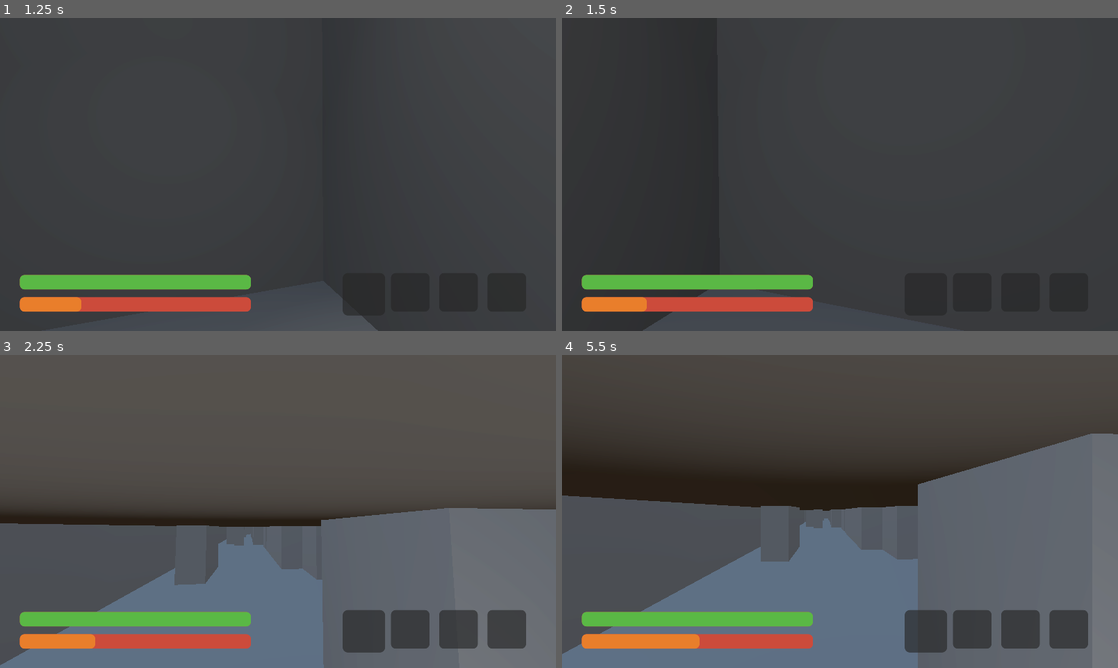
Above: before the commit, frames 1-4 (two rows, left to right).
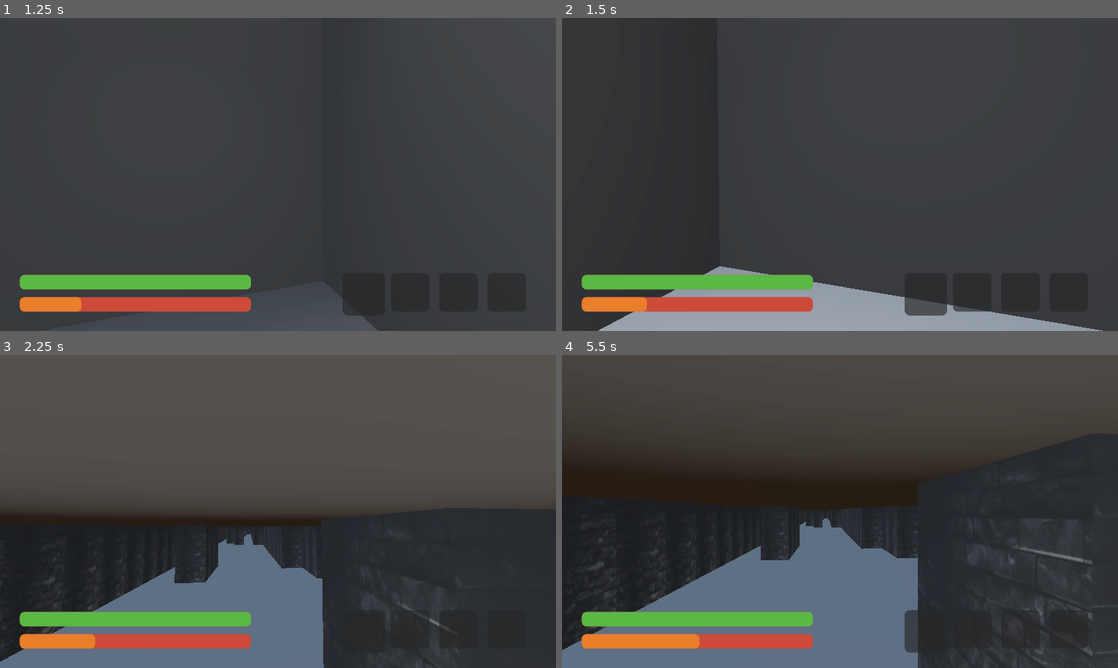
Above: after the commit, the same moments.

Repository: SavageMode123/Lethal-Company
Game: Godot game, scene res://Game.tscn
Same seed, same stepped clock (60 frames per second), same inputs: the game is played once before the commit and once after it.
Inputs (mouse positions are in pixels of both pictures, inside the frame that each line leads up to):
- Up to frame 1 (1.25 s): tap Enter at 0.5 s; move the mouse to (305, 174) at 0.52 s; hold W (Forward) from 0.53 s (still down); tap C (Crouch) at 0.6 s; tap Space (Jump) at 0.77 s
- Up to frame 2 (1.5 s): keep holding W (Forward); move the mouse to (812, 174) at 1.27 s; tap G (Drop) at 1.35 s
- Up to frame 3 (2.25 s): keep holding W (Forward); tap Space (Jump) at 1.52 s; move the mouse to (289, 505) at 2.02 s; tap E (Interact) at 2.1 s
- Up to frame 4 (5.5 s): keep holding W (Forward); move the mouse to (834, 517) at 2.77 s; tap Shift (Sprint) at 2.85 s; tap Space (Jump) at 3.02, 3.77, 4.52 s; move the mouse to (878, 514) at 3.52 s; tap C (Crouch) at 3.6 s; move the mouse to (795, 508) at 4.27 s; tap G (Drop) at 4.35 s; move the mouse to (845, 511) at 5.02 s; tap E (Interact) at 5.1 s

Frame 1 is identical in both runs. In frame 2, 7.2% of the frame differs, in the area x 6-98%, y 79-100%; in frame 3, 29%; in frame 4, 35%, in the area x 0-100%, y 25-100%.

Commit message:
Started Hallway Texture

Diff:
--- a/Game.tscn
+++ b/Game.tscn
@@ -8,6 +8,7 @@
 [ext_resource type="Texture2D" uid="uid://blude7e8oag3j" path="res://Assets/Button/textures/Material.002_baseColor.png" id="6_vl4t4"]
 [ext_resource type="Texture2D" uid="uid://g8d5s6ylm30t" path="res://Assets/Button/textures/Material.002_metallicRoughness.png" id="7_k1fyn"]
 [ext_resource type="Texture2D" uid="uid://bf7y3q5plpayd" path="res://Assets/Button/textures/Material.002_normal.png" id="8_sxex2"]
+[ext_resource type="Texture2D" uid="uid://doykfwd3hei2t" path="res://hallwaytextureactual.jpeg" id="9_7qk0o"]
 
 [sub_resource type="ProceduralSkyMaterial" id="ProceduralSkyMaterial_p50nl"]
 sky_horizon_color = Color(0.64625, 0.65575, 0.67075, 1)
@@ -264,7 +265,7 @@
 data = PackedVector3Array(0.5, 0, 0.5, -0.5, 0, 0.5, 0.5, 0, -0.5, -0.5, 0, 0.5, -0.5, 0, -0.5, 0.5, 0, -0.5)
 
 [sub_resource type="BoxMesh" id="BoxMesh_2rwfc"]
-size = Vector3(1, 2.08165e-12, 1)
+size = Vector3(1, 0.1, 1)
 
 [sub_resource type="ConcavePolygonShape3D" id="ConcavePolygonShape3D_sq1f3"]
 data = PackedVector3Array(0.5, 0, 0.5, -0.5, 0, 0.5, 0.5, 0, -0.5, -0.5, 0, 0.5, -0.5, 0, -0.5, 0.5, 0, -0.5)
@@ -275,26 +276,26 @@
 [sub_resource type="ConcavePolygonShape3D" id="ConcavePolygonShape3D_30hr4"]
 data = PackedVector3Array(0.5, 0, 1, -0.5, 0, 1, 0.5, 0, -1, -0.5, 0, 1, -0.5, 0, -1, 0.5, 0, -1)
 
+[sub_resource type="StandardMaterial3D" id="StandardMaterial3D_i7y7f"]
+albedo_texture = ExtResource("9_7qk0o")
+metallic_specular = 1.0
+backlight_enabled = true
+backlight = Color(0.576471, 0.576471, 0.576471, 1)
+uv1_scale = Vector3(1.774, 1.774, 1.774)
+uv1_offset = Vector3(2.08165e-12, 0.14, 2.08165e-12)
+
 [sub_resource type="BoxMesh" id="BoxMesh_ycm7w"]
+material = SubResource("StandardMaterial3D_i7y7f")
 size = Vector3(1, 2.08165e-12, 2)
 
 [sub_resource type="ConcavePolygonShape3D" id="ConcavePolygonShape3D_jkkvb"]
 data = PackedVector3Array(0.5, 0, 1, -0.5, 0, 1, 0.5, 0, -1, -0.5, 0, 1, -0.5, 0, -1, 0.5, 0, -1)
 
-[sub_resource type="BoxMesh" id="BoxMesh_q16gt"]
-size = Vector3(1, 2.08165e-12, 2)
-
 [sub_resource type="ConcavePolygonShape3D" id="ConcavePolygonShape3D_bc64e"]
 data = PackedVector3Array(0.5, 0, 1, -0.5, 0, 1, 0.5, 0, -1, -0.5, 0, 1, -0.5, 0, -1, 0.5, 0, -1)
 
-[sub_resource type="BoxMesh" id="BoxMesh_12vcv"]
-size = Vector3(1, 2.08165e-12, 2)
-
 [sub_resource type="ConcavePolygonShape3D" id="ConcavePolygonShape3D_be3t4"]
 data = PackedVector3Array(0.5, 0, 1, -0.5, 0, 1, 0.5, 0, -1, -0.5, 0, 1, -0.5, 0, -1, 0.5, 0, -1)
-
-[sub_resource type="BoxMesh" id="BoxMesh_ned7l"]
-size = Vector3(1, 2.08165e-12, 2)
 
 [node name="Main" type="Node3D" node_paths=PackedStringArray("Map", "Entities", "Players")]
 script = ExtResource("1_sb453")
@@ -659,7 +660,7 @@
 transform = Transform3D(1, 0, 0, 0, 1, 0, 0, 0, 1, 2.08165e-12, 2.08165e-12, 2.08165e-12)
 
 [node name="V2" type="Node3D" parent="Models/Hallways"]
-transform = Transform3D(4, 0, 0, 0, 4, 0, 0, 0, 4, 2.08165e-12, 2.08165e-12, 2.08165e-12)
+transform = Transform3D(4, 0, 0, 0, 4, 0, 0, 0, 4, 2.08165e-12, 15.8086, 2.08165e-12)
 
 [node name="Floor" type="StaticBody3D" parent="Models/Hallways/V2"]
 collision_layer = 3
@@ -669,7 +670,7 @@
 shape = SubResource("ConcavePolygonShape3D_y1kjn")
 
 [node name="MeshInstance3D" type="MeshInstance3D" parent="Models/Hallways/V2/Floor/CollisionShape3D"]
-transform = Transform3D(1, 0, 0, 0, 1, 0, 0, 0, 1, 2.08165e-12, 2.08165e-12, 2.08165e-12)
+transform = Transform3D(1, 0, 0, 0, 1, 0, 0, 0, 1, 2.08165e-12, 0, 2.08165e-12)
 mesh = SubResource("BoxMesh_2rwfc")
 skeleton = NodePath("../../..")
 
@@ -708,9 +709,9 @@
 [node name="CollisionShape3D" type="CollisionShape3D" parent="Models/Hallways/V2/Wall2"]
 shape = SubResource("ConcavePolygonShape3D_jkkvb")
 
-[node name="Wall2" type="MeshInstance3D" parent="Models/Hallways/V2/Wall2/CollisionShape3D"]
-transform = Transform3D(1, -3.55271e-15, -3.55271e-15, 0, 1, 5.72535e-23, 0, 5.72535e-23, 1, 0, 0, 0)
-mesh = SubResource("BoxMesh_q16gt")
+[node name="Wall" type="MeshInstance3D" parent="Models/Hallways/V2/Wall2/CollisionShape3D"]
+transform = Transform3D(1, -5.43177e-38, -1.57772e-30, -4.70198e-38, 1, 0, 0, -9.47312e-16, 1, 0, 0, 0)
+mesh = SubResource("BoxMesh_ycm7w")
 skeleton = NodePath("../../..")
 
 [node name="Wall3" type="StaticBody3D" parent="Models/Hallways/V2"]
@@ -721,9 +722,9 @@
 [node name="CollisionShape3D" type="CollisionShape3D" parent="Models/Hallways/V2/Wall3"]
 shape = SubResource("ConcavePolygonShape3D_bc64e")
 
-[node name="Wall3" type="MeshInstance3D" parent="Models/Hallways/V2/Wall3/CollisionShape3D"]
-transform = Transform3D(1, -3.55271e-15, 0, 3.55271e-15, 1, 3.55271e-15, 0, -8.35188e-23, 1, 0, 0, 0)
-mesh = SubResource("BoxMesh_12vcv")
+[node name="Wall" type="MeshInstance3D" parent="Models/Hallways/V2/Wall3/CollisionShape3D"]
+transform = Transform3D(1, -5.43177e-38, -1.57772e-30, -4.70198e-38, 1, 0, 0, -9.47312e-16, 1, 0, 0, 0)
+mesh = SubResource("BoxMesh_ycm7w")
 skeleton = NodePath("../../..")
 
 [node name="Wall4" type="StaticBody3D" parent="Models/Hallways/V2"]
@@ -734,7 +735,7 @@
 [node name="CollisionShape3D" type="CollisionShape3D" parent="Models/Hallways/V2/Wall4"]
 shape = SubResource("ConcavePolygonShape3D_be3t4")
 
-[node name="Wall4" type="MeshInstance3D" parent="Models/Hallways/V2/Wall4/CollisionShape3D"]
-transform = Transform3D(1, -9.00005e-15, 1.5785e-24, 3.78925e-15, 1, 1.89462e-15, 1.99238e-22, -4.50003e-15, 1, 0, 0, 0)
-mesh = SubResource("BoxMesh_ned7l")
-skeleton = NodePath("../../..")
+[node name="Wall" type="MeshInstance3D" parent="Models/Hallways/V2/Wall4/CollisionShape3D"]
+transform = Transform3D(1, -5.43177e-38, -1.57772e-30, -4.70198e-38, 1, 0, 0, -9.47312e-16, 1, 0, 0, 0)
+mesh = SubResource("BoxMesh_ycm7w")
+skeleton = NodePath("../../..")
Not shown: 1 places in Game.tscn that only renumber resources
Binary file added: HallwayTexture.jpeg
Not shown, added: HallwayTexture.jpeg.import
Binary file added: floortexture.jpeg
Not shown, added: floortexture.jpeg.import
Binary file added: hallwaytextureactual.jpeg
Not shown, added: hallwaytextureactual.jpeg.import
Not shown, added: hallwaytexture.jpg!sw800
